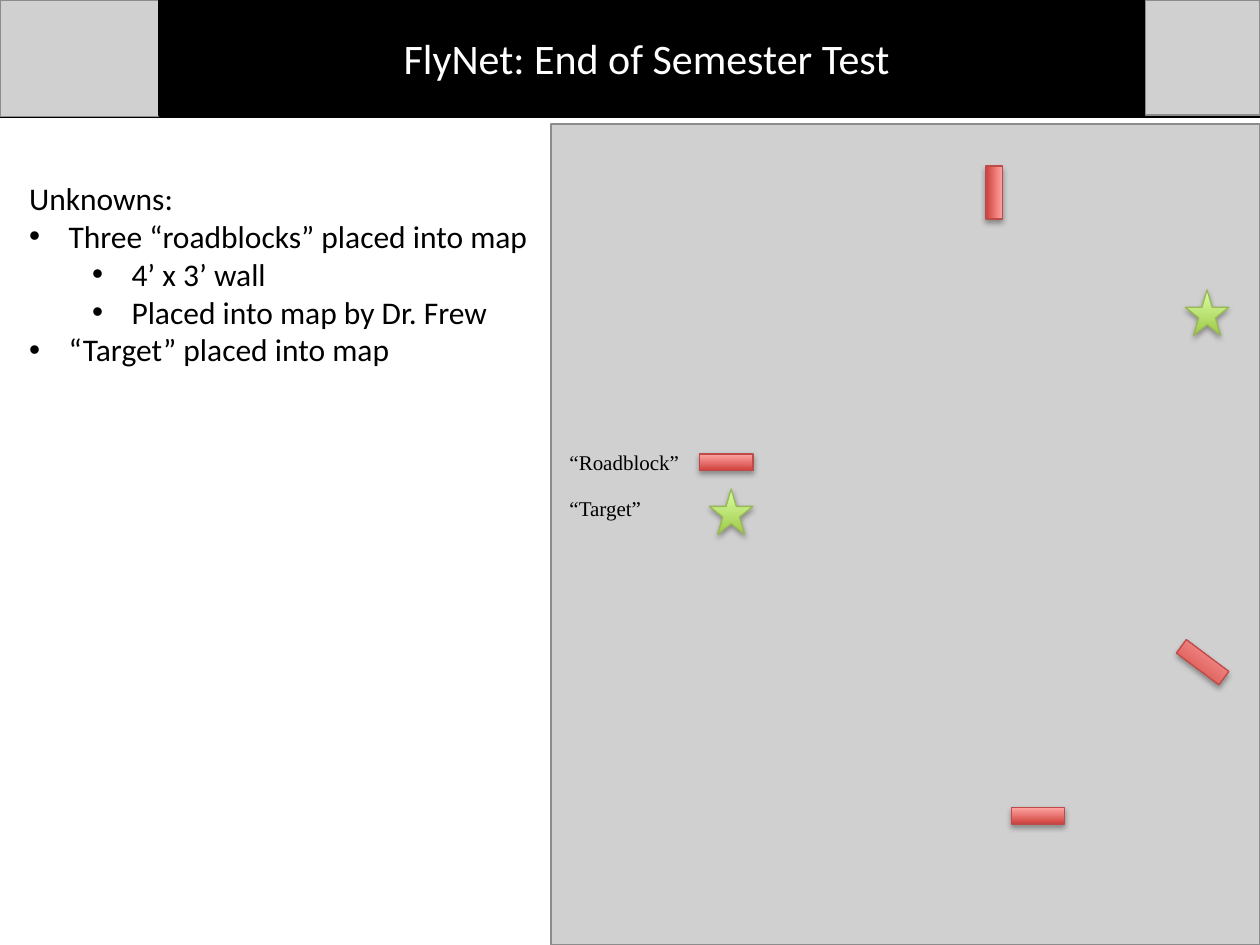
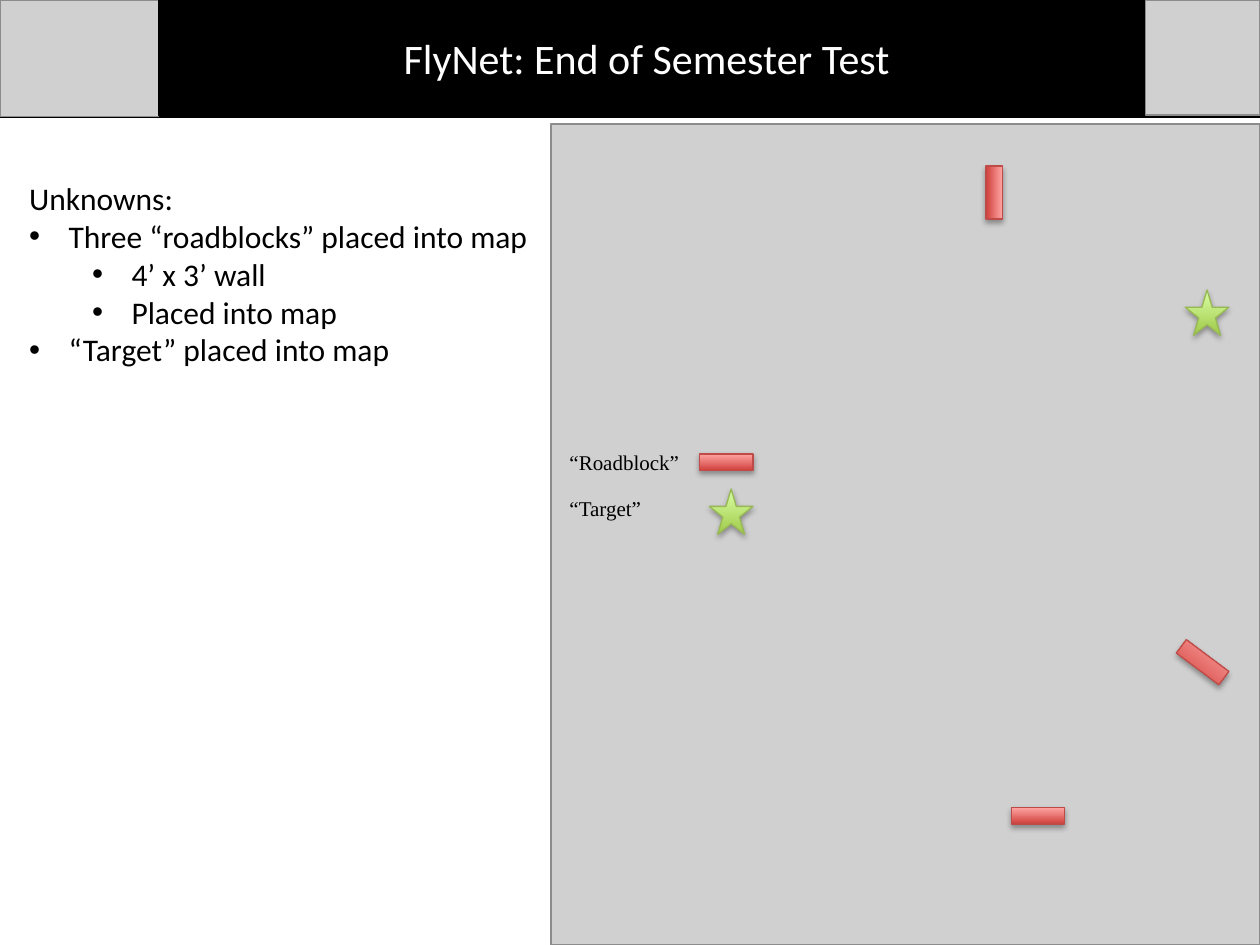
Before and after one commit to dtbinh/FlyNet, a slide deck: slide 2 of Presentations/Mid Semester Review/Individual_Slides/Matt/Busby_Slides.pptx. Drawn at 1260x945 pixels with LibreOffice and Linux fonts; fonts in the diff are those of the drawing; grey boxes stand for pictures. Boxes give left, top, right and bottom in pixels: in the first picture for what was removed or moved away, otherwise in the second. Text is boxed around its words. In the diff, an @@ line names an element or a change of style, - is before the commit and + after.

```diff
--- a/Presentations/Mid Semester Review/Individual_Slides/Matt/Busby_Slides.pptx
+++ b/Presentations/Mid Semester Review/Individual_Slides/Matt/Busby_Slides.pptx
@@ text at (x1=132, y1=302, x2=337, y2=329): text changed @@
-  • Placed into map by Dr. Frew
+  • Placed into map
```
Also in this commit, not shown: 1 other slide changed.
